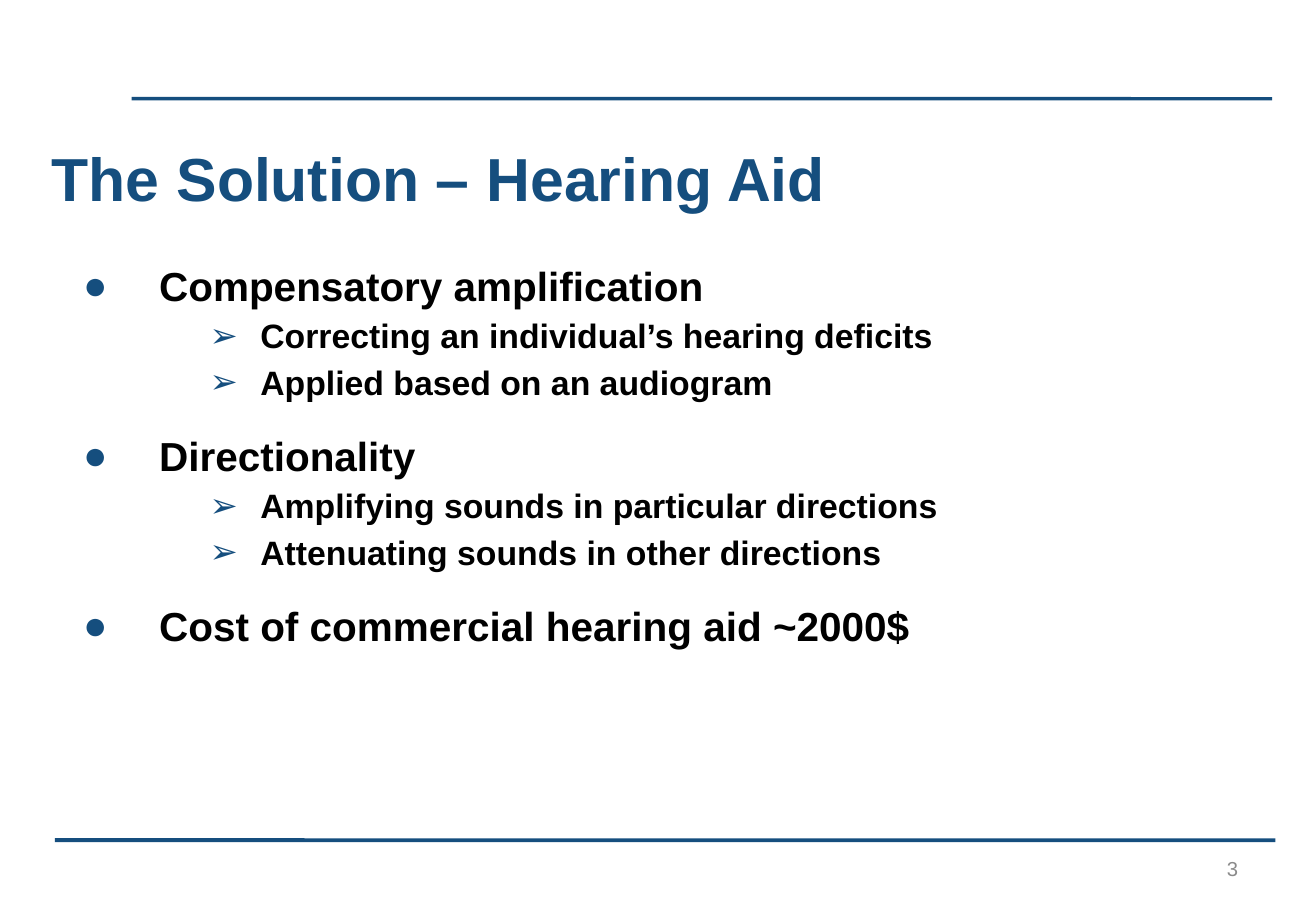
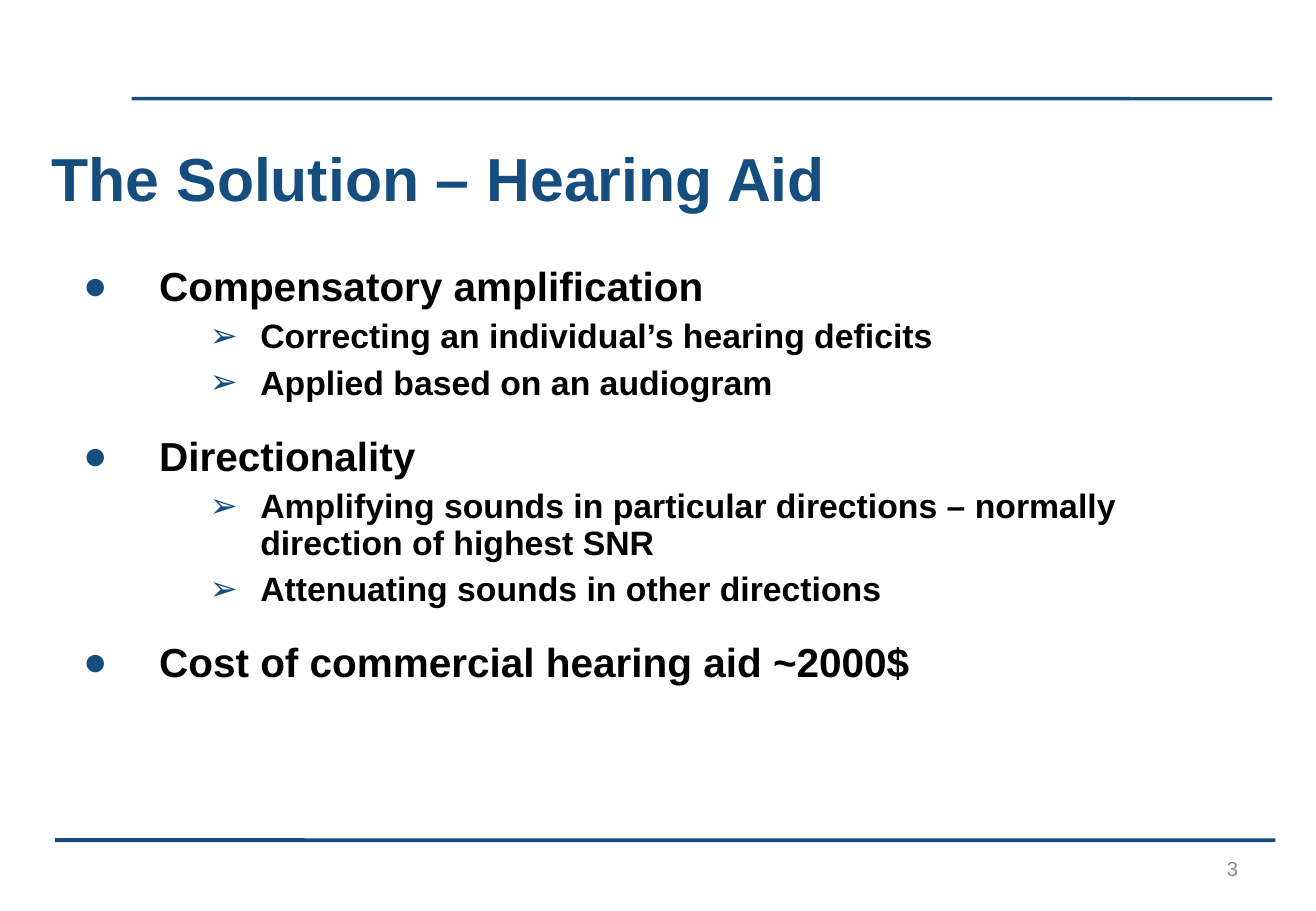
Before and after one commit to kayjayB/I_cant_hear_you, a slide deck: slide 3 of Presentation/Lab Project Presentation.pptx. Drawn at 1316x911 pixels with LibreOffice and Linux fonts; fonts in the diff are those of the drawing; background and template pictures are left out. Boxes give left, top, right and bottom in pixels: in the first picture for what was removed or moved away, otherwise in the second. Text is boxed around its words. In the diff, an @@ line names an element or a change of style, - is before the commit and + after.

Commit message:
SNR

```diff
--- a/Presentation/Lab Project Presentation.pptx
+++ b/Presentation/Lab Project Presentation.pptx
@@ text at <box>260,493,1116,562</box>: text changed @@
-  ➢ Amplifying sounds in particular directions
+  ➢ Amplifying sounds in particular directions – normally direction of highest SNR
```
